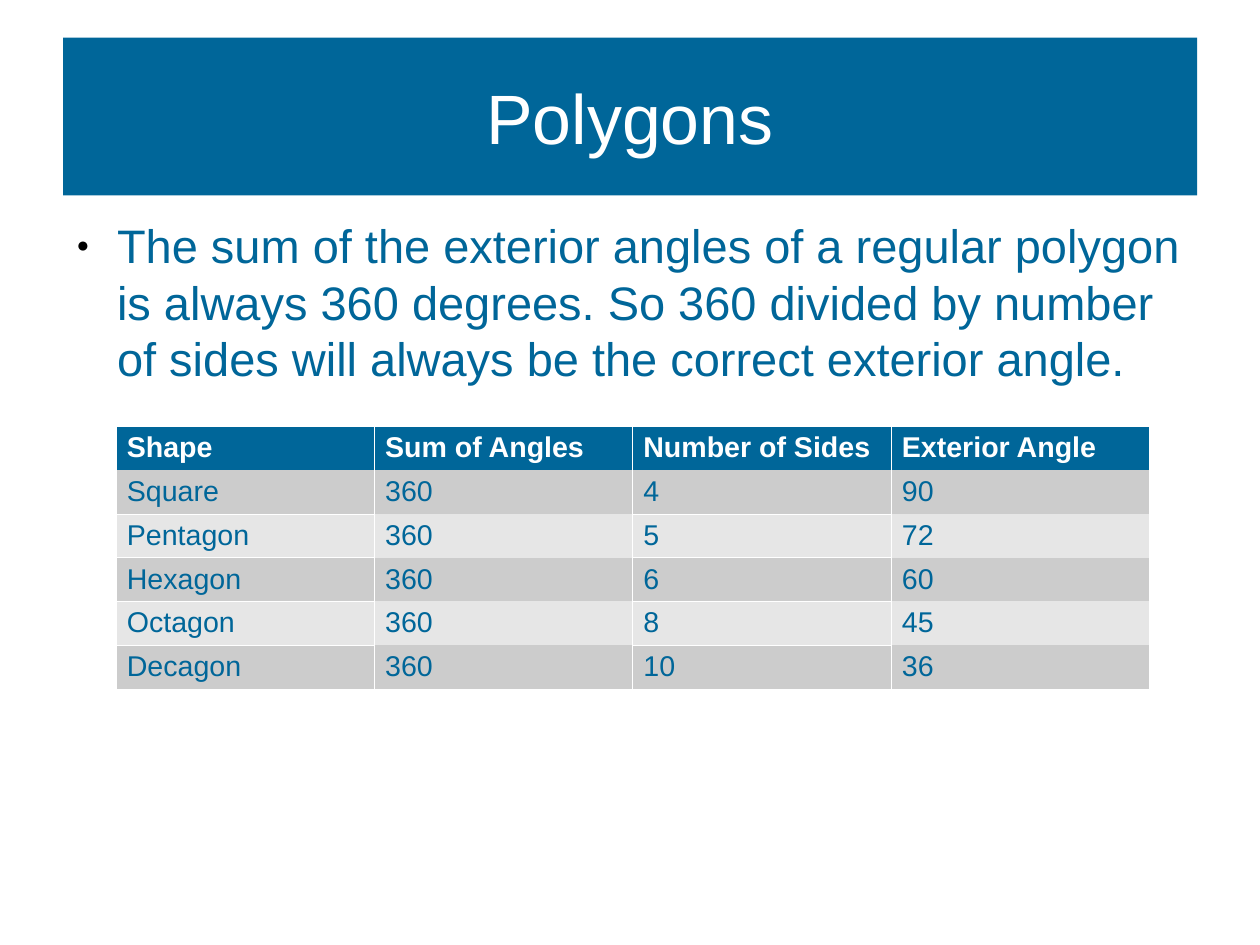
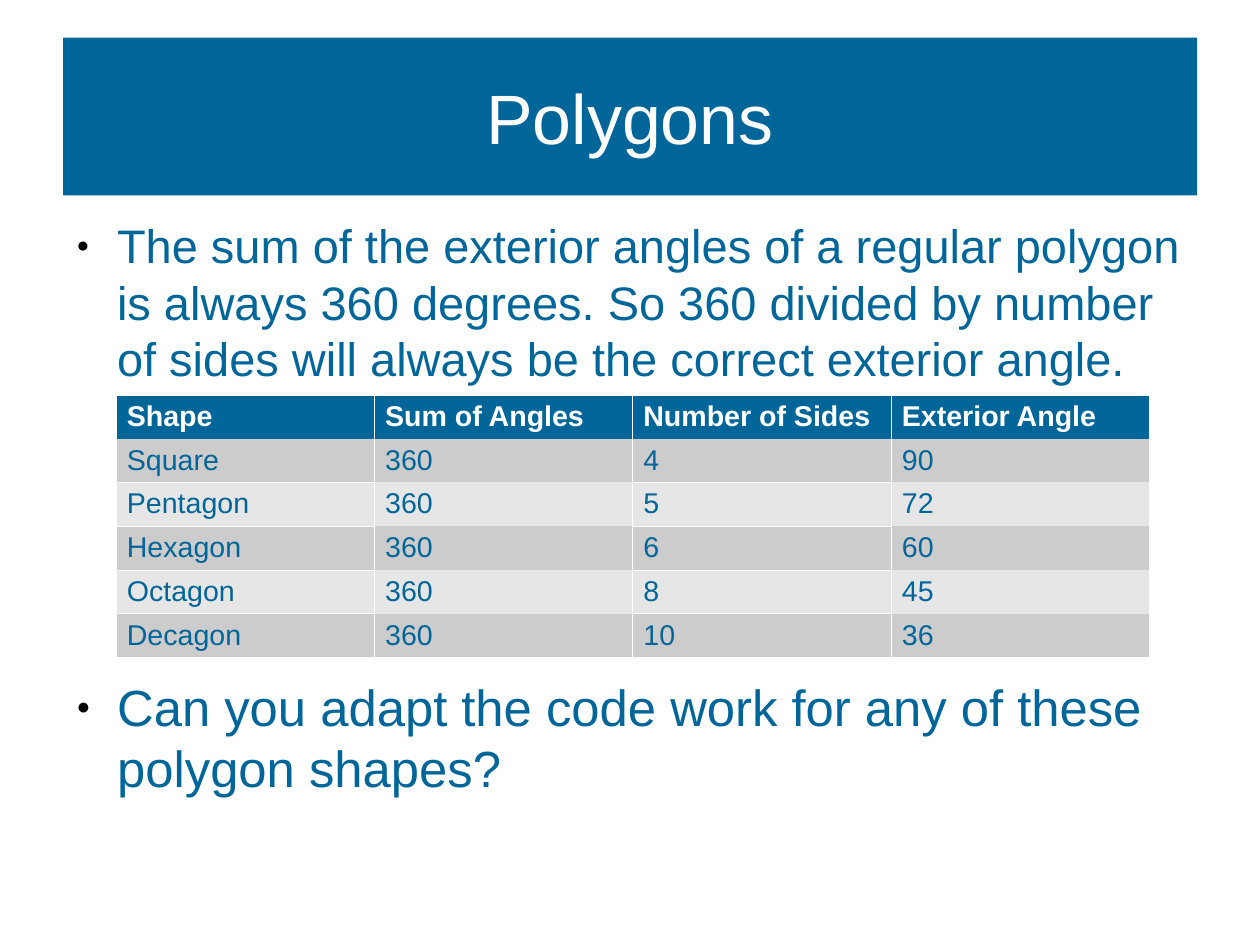
Before and after one commit to MarkGadsby/TeachingNotes, a slide deck: slide 15 of GeneralTextFiles/Markdown_BSC_Notes/Slides_HoneyCombe.odp. Drawn at 1260x945 pixels with LibreOffice and Linux fonts; fonts in the diff are those of the drawing; background and template pictures are left out. Boxes give left, top, right and bottom in pixels: in the first picture for what was removed or moved away, otherwise in the second. Text is boxed around its words. In the diff, an @@ line names an element or a change of style, - is before the commit and + after.

Commit message:
One or two more slides to go

```diff
--- a/GeneralTextFiles/Markdown_BSC_Notes/Slides_HoneyCombe.odp
+++ b/GeneralTextFiles/Markdown_BSC_Notes/Slides_HoneyCombe.odp
@@ table: place and size @@
-table at [115,426,1149,689]
+table at [115,394,1149,657]
@@ text added at [117,689,1141,797], 32 pt, text #006699 @@
+● Can you adapt the code work for any of these polygon shapes?
```
